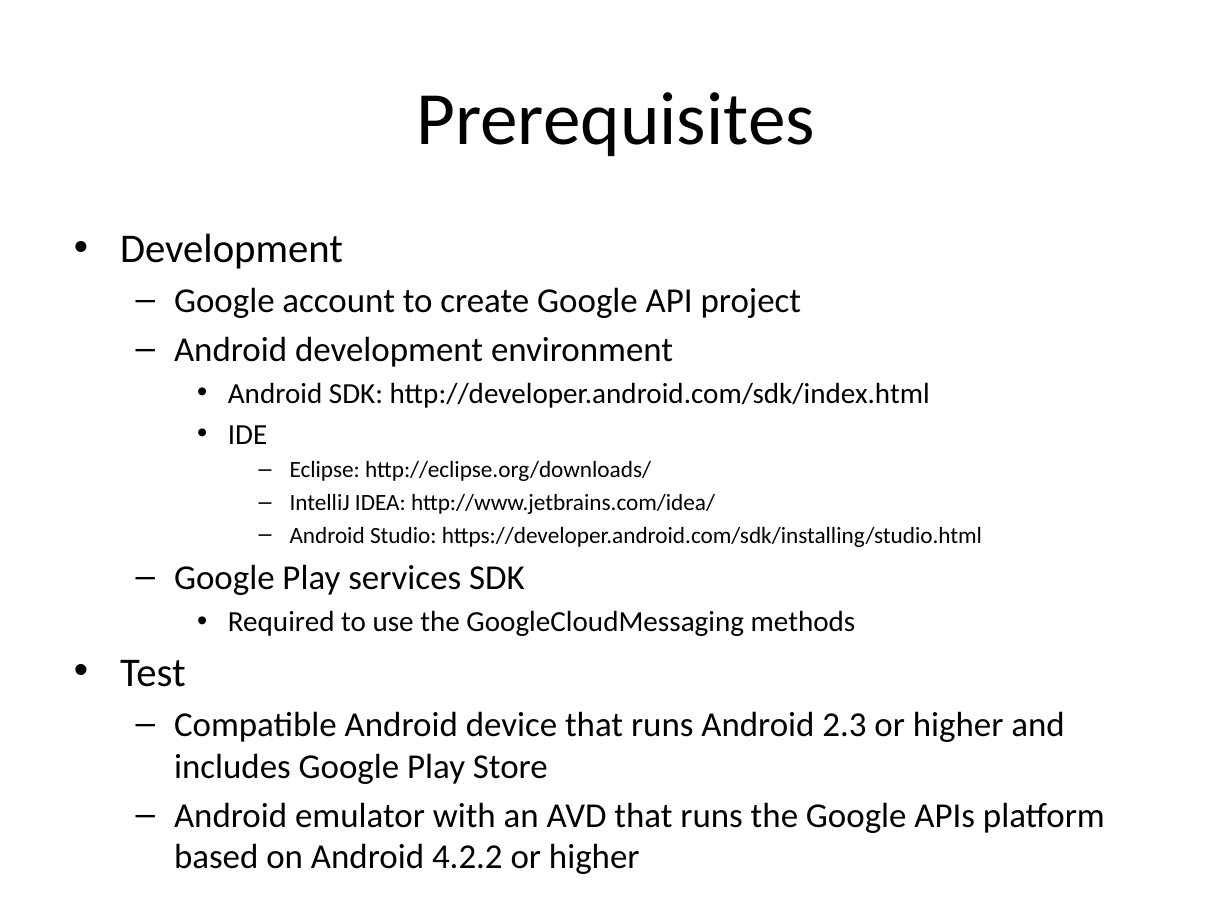
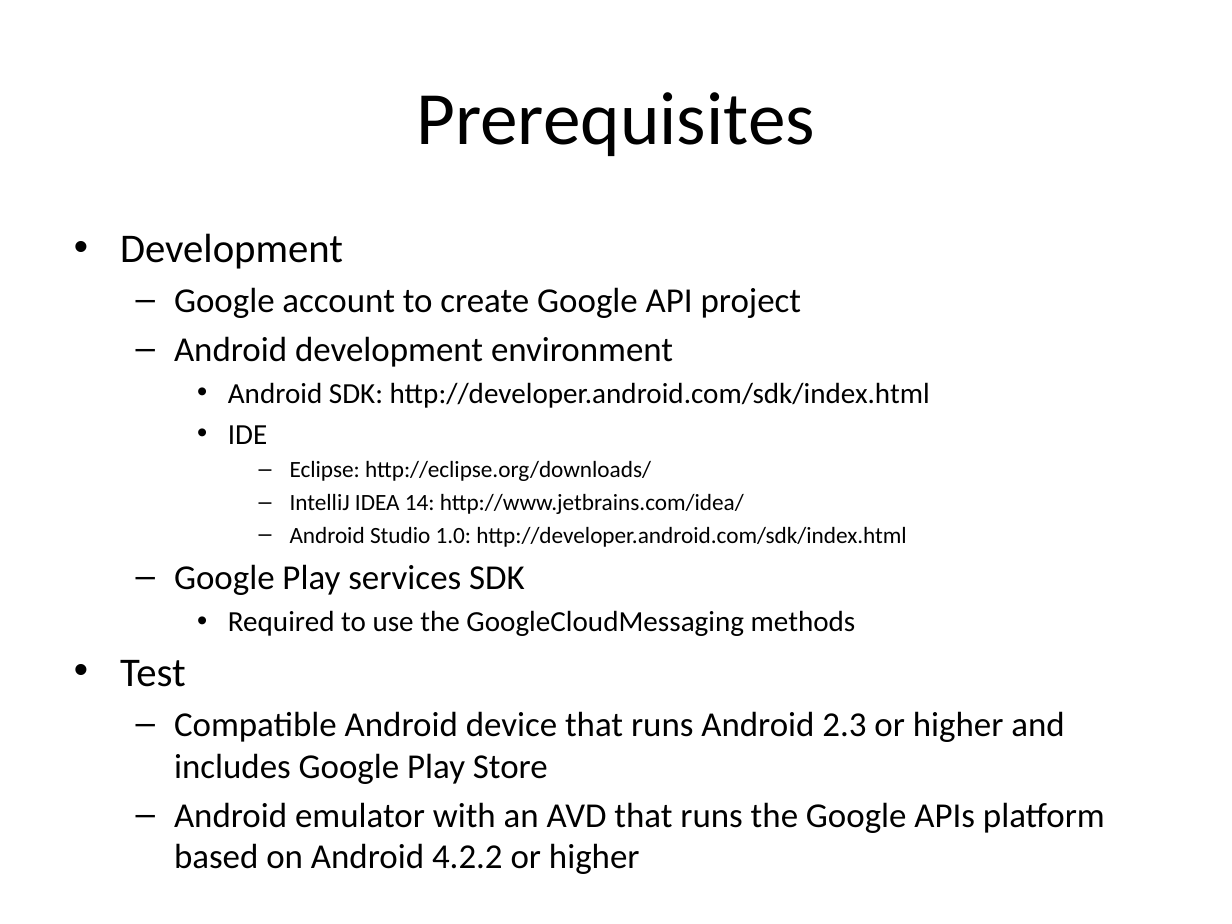
Before and after one commit to LeadingEDJE/MobilePushNotification, a slide deck: slide 6 of Implementing Push Notification in Android.pptx (slide 5 before the commit). Drawn at 1232x924 pixels with LibreOffice and Linux fonts; fonts in the diff are those of the drawing; background and template pictures are left out. Boxes give left, top, right and bottom in pixels: in the first picture for what was removed or moved away, otherwise in the second. Text is boxed around its words. In the diff, an @@ line names an element or a change of style, - is before the commit and + after.

Commit message:
Upgraded to latest Android build tools, Android gradle plugin 1.0.0, Gradle 2.2.1

```diff
--- a/Implementing Push Notification in Android.pptx
+++ b/Implementing Push Notification in Android.pptx
@@ text at (290,494,906,547): text changed @@
-      – IntelliJ IDEA: http://www.jetbrains.com/idea/
-      – Android Studio: https://developer.android.com/sdk/installing/studio.html
+      – IntelliJ IDEA 14: http://www.jetbrains.com/idea/
+      – Android Studio 1.0: http://developer.android.com/sdk/index.html
```
Also in this commit, not shown: 2 other slides changed, 1 slide added, 4 other files.
